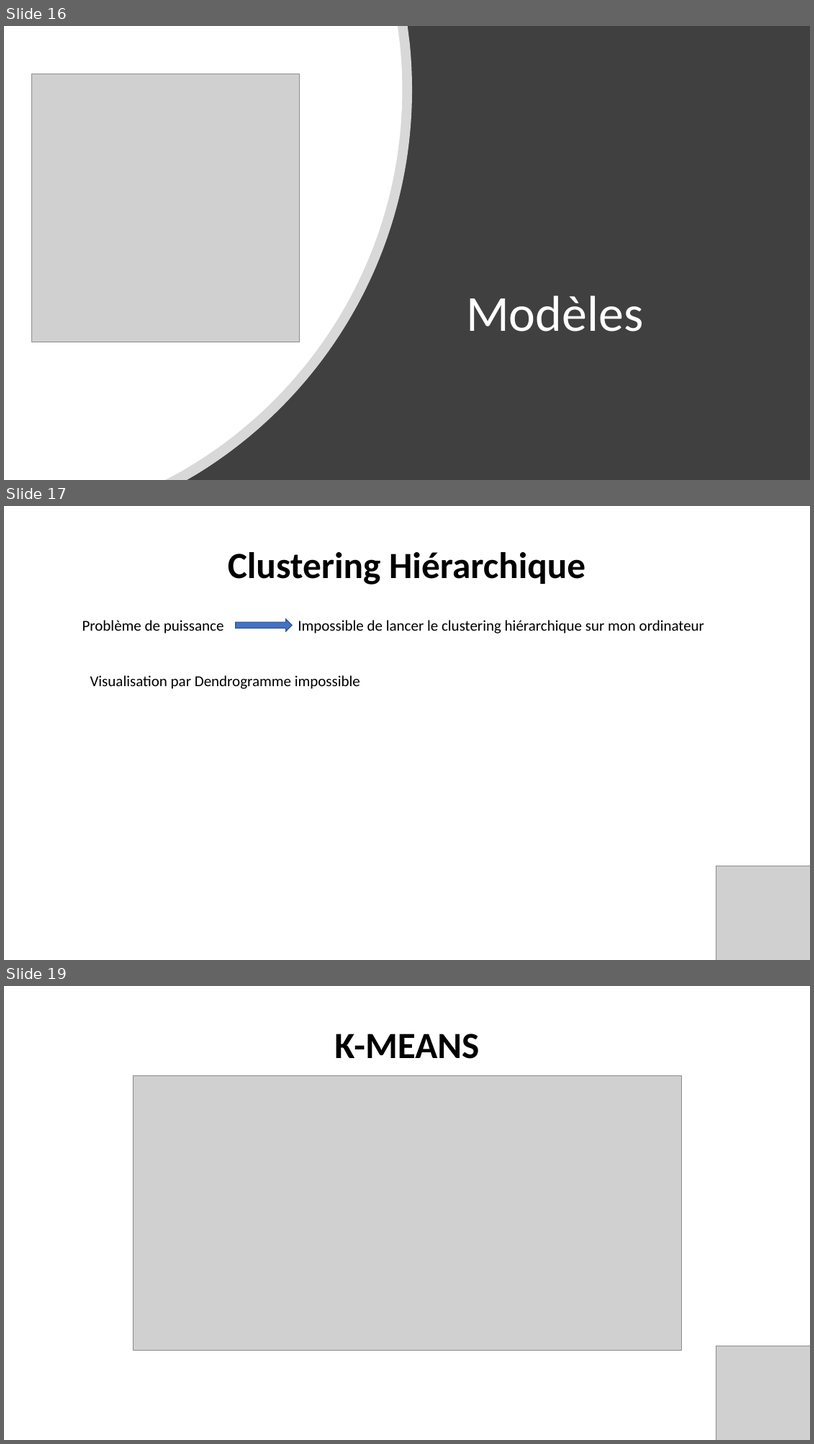
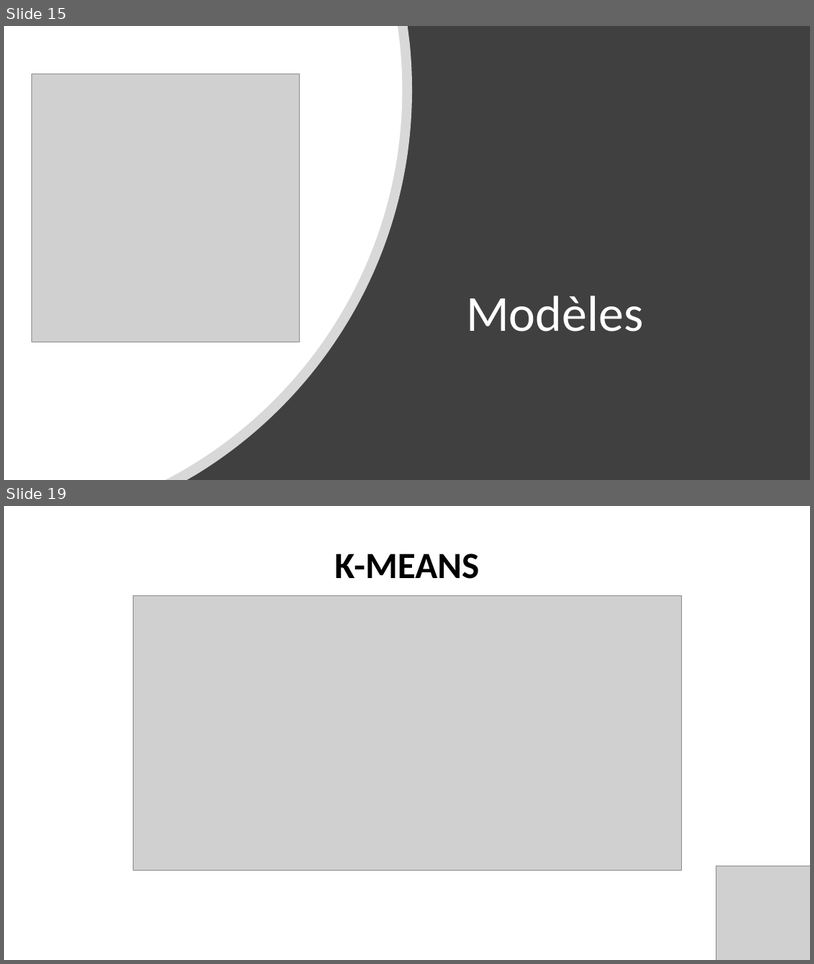
Before and after one commit to Julien-paulet/Ds_projet5, a slide deck: Présentation Projet_5.pptx. Shown one above the other, each under a label of ours: slides 16, 17 and 19 before the commit, slides 15 and 19 after it; the slides between them are not shown. The pictures are 814x1444 and 814x964 pixels, drawn with LibreOffice and Linux fonts; fonts in the diff are those of the drawing; grey boxes stand for pictures. Boxes give left, top, right and bottom in pixels: in the first picture for what was removed or moved away, otherwise in the second. Text is boxed around its words. In the diff, an @@ line names an element or a change of style, - is before the commit and + after.

```diff
--- a/Présentation Projet_5.pptx
+++ b/Présentation Projet_5.pptx
@@ slide 17 removed at bbox=[4, 506, 810, 960], background #FFFFFF @@
@@ text removed at bbox=[228, 552, 586, 584] @@
-Clustering Hiérarchique
@@ text removed at bbox=[82, 620, 224, 633] @@
-Problème de puissance
@@ right arrow removed at bbox=[236, 619, 292, 631] @@
@@ text removed at bbox=[298, 620, 705, 633] @@
-Impossible de lancer le clustering hiérarchique sur mon ordinateur
@@ text removed at bbox=[90, 675, 360, 689] @@
-Visualisation par Dendrogramme impossible
@@ picture removed at bbox=[717, 865, 810, 960] @@
@@ what was slide 16 is now slide 15 @@
```
Also in this commit, not shown: 6 slides changed, 2 slides added, 2 other slides removed, 6 other files.
